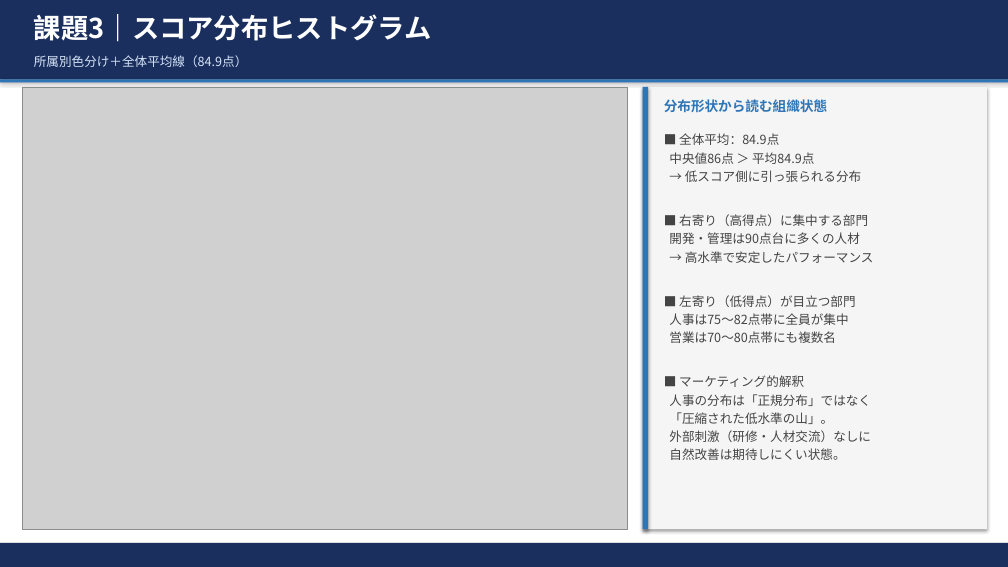
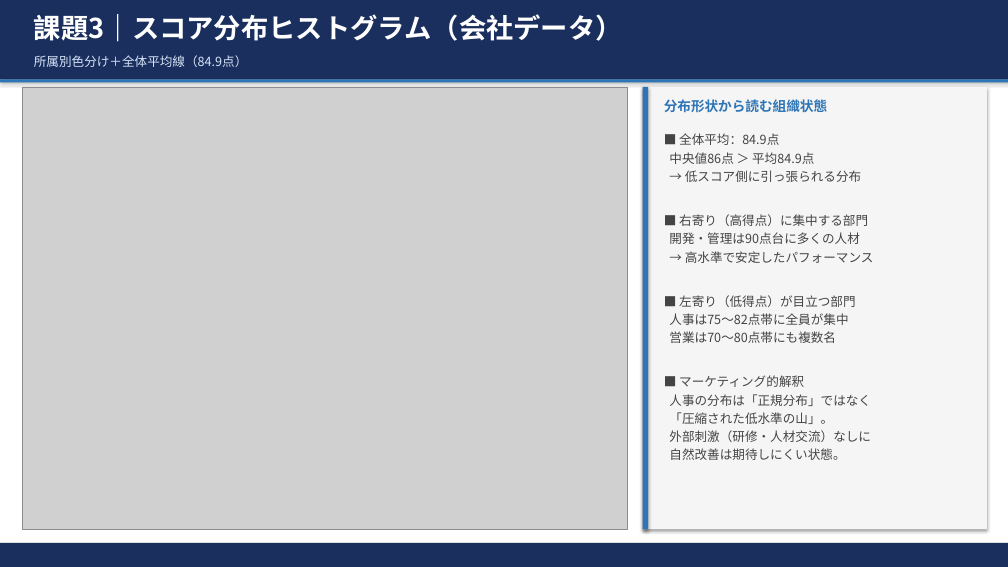
Before and after one commit to tama-shizu/kadai-data-analysis, a slide deck: slide 6 of 課題データ分析レポート.pptx (slide 5 before the commit). Drawn at 1008x567 pixels with LibreOffice and Linux fonts; fonts in the diff are those of the drawing; grey boxes stand for pictures. Boxes give left, top, right and bottom in pixels: in the first picture for what was removed or moved away, otherwise in the second. Text is boxed around its words. In the diff, an @@ line names an element or a change of style, - is before the commit and + after.

Commit message:
課題2・課題3にセクション区切りスライドを追加
- 課題3（会社データ）・課題2（学校データ）のセクション扉スライドを追加
- 全スライドのラベルに「会社データ」「学校データ」を明示
- 計13枚構成に更新

```diff
--- a/課題データ分析レポート.pptx
+++ b/課題データ分析レポート.pptx
@@ text at (34, 14, 623, 42): text changed @@
-課題3｜スコア分布ヒストグラム
+課題3｜スコア分布ヒストグラム（会社データ）
```
Also in this commit, not shown: 8 other slides changed, 2 slides added, 1 other file.
